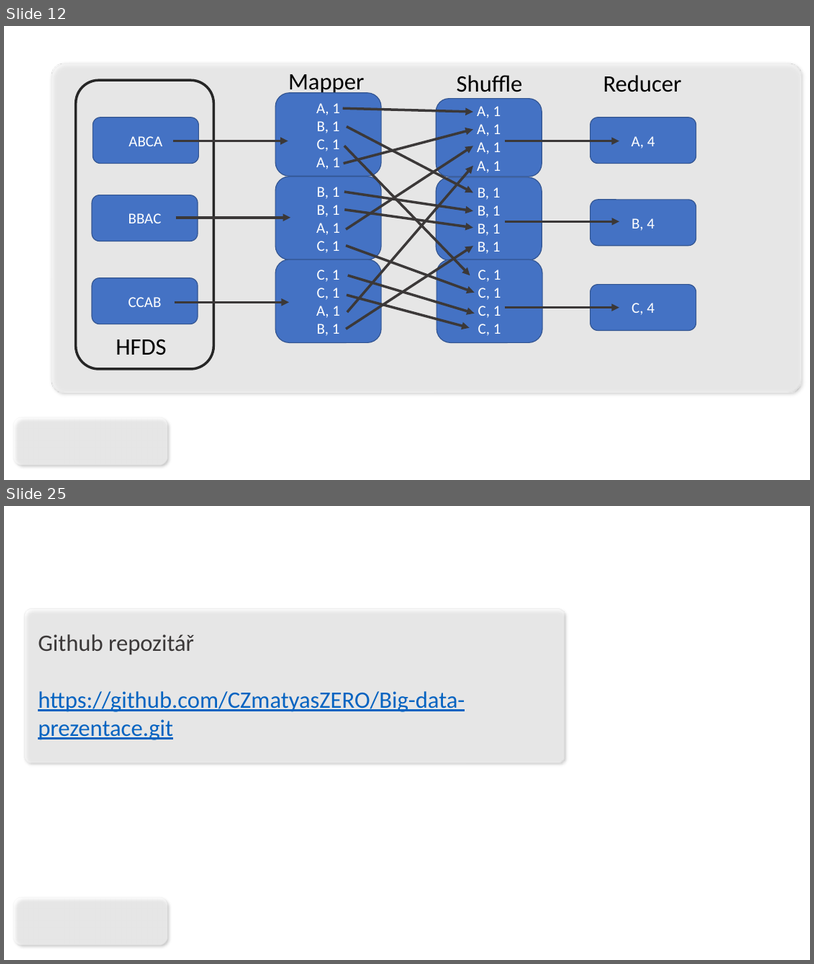
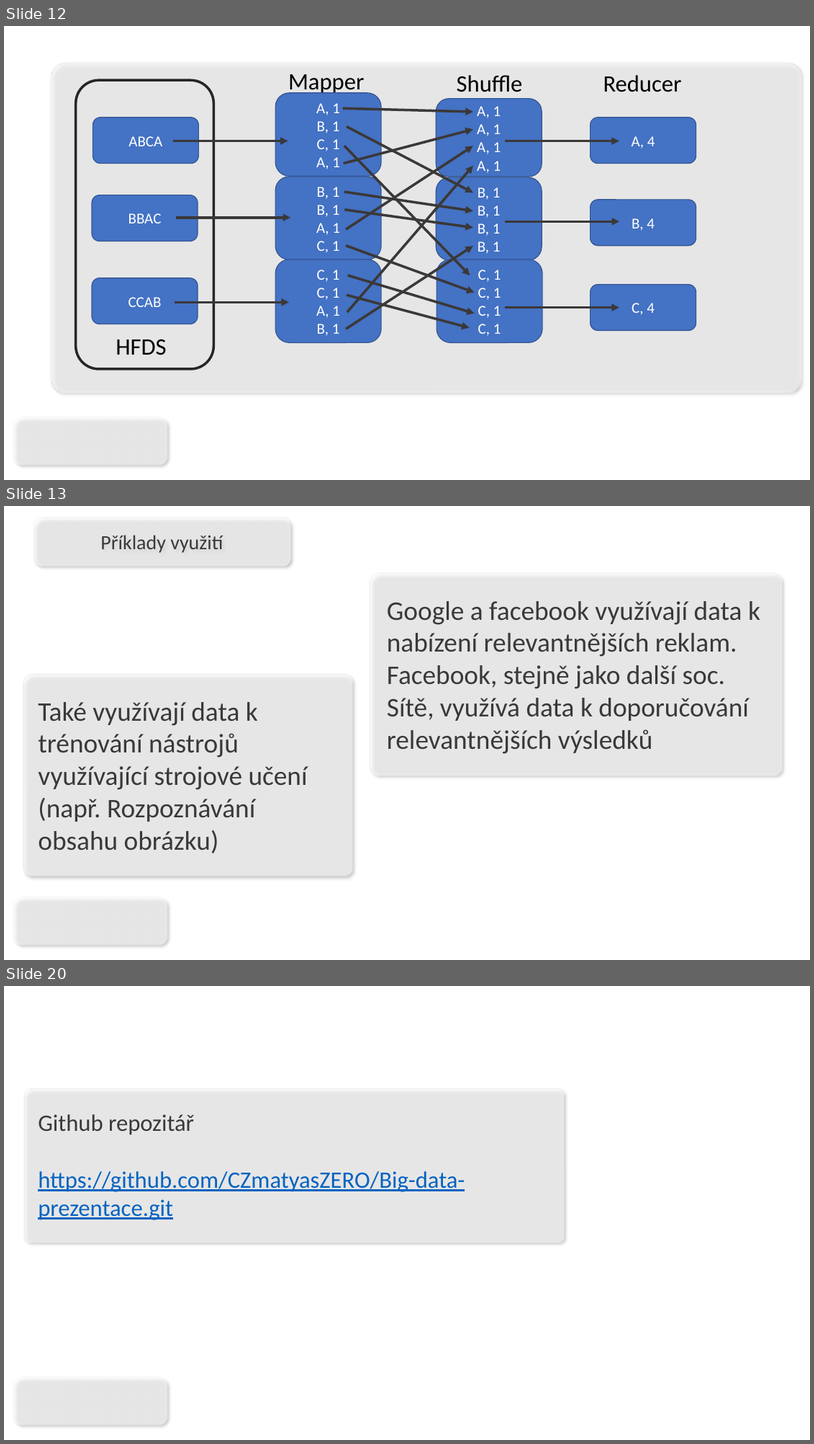
Before and after one commit to CZmatyasZERO/Big-data-prezentace, a slide deck: klimes.ppsx. Shown one above the other, each under a label of ours: slides 12 and 25 before the commit, slides 12, 13 and 20 after it; the slides between them are not shown. The pictures are 814x964 and 814x1444 pixels, drawn with LibreOffice and Linux fonts; fonts in the diff are those of the drawing; background and template pictures are left out. Boxes give left, top, right and bottom in pixels: in the first picture for what was removed or moved away, otherwise in the second. Text is boxed around its words. In the diff, an @@ line names an element or a change of style, - is before the commit and + after.

Commit message:
Využití

```diff
--- a/klimes.ppsx
+++ b/klimes.ppsx
@@ slide 13 added at bbox=[4, 506, 810, 960], background picture (left out); not listed: 1 template element that a slide beside it also shows @@
@@ rounded rectangle added at bbox=[34, 518, 291, 566], fill #FFFFFF at 60% opacity, outline #EAEAEA 1 pt, 24 pt, text #3B3838 @@
+Příklady využití
@@ rounded rectangle added at bbox=[370, 573, 782, 775], fill #FFFFFF at 60% opacity, outline #EAEAEA 1 pt @@
@@ text added at bbox=[387, 601, 761, 754], 32 pt, text #3B3838 @@
+Google a facebook využívají data k nabízení relevantnějších reklam. Facebook, stejně jako další soc. Sítě, využívá data k doporučování relevantnějších výsledků
@@ rounded rectangle added at bbox=[23, 674, 352, 875], fill #FFFFFF at 60% opacity, outline #EAEAEA 1 pt @@
@@ text added at bbox=[38, 702, 308, 853], 32 pt, text #3B3838 @@
+Také využívají data k trénování nástrojů využívající strojové učení
+(např. Rozpoznávání obsahu obrázku)
@@ what was slide 25 is now slide 20 @@
```
Also in this commit, not shown: 2 slides changed, 2 other slides added, 8 slides removed, 1 other file.
